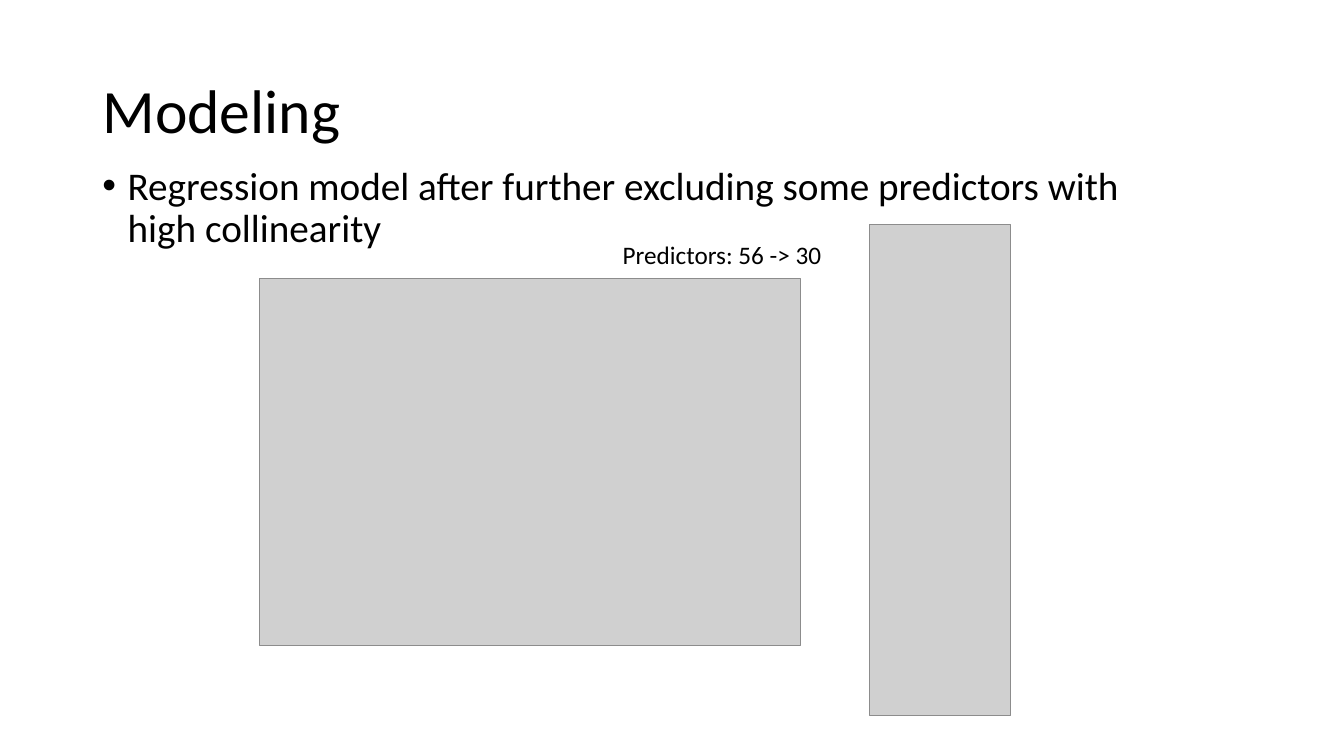
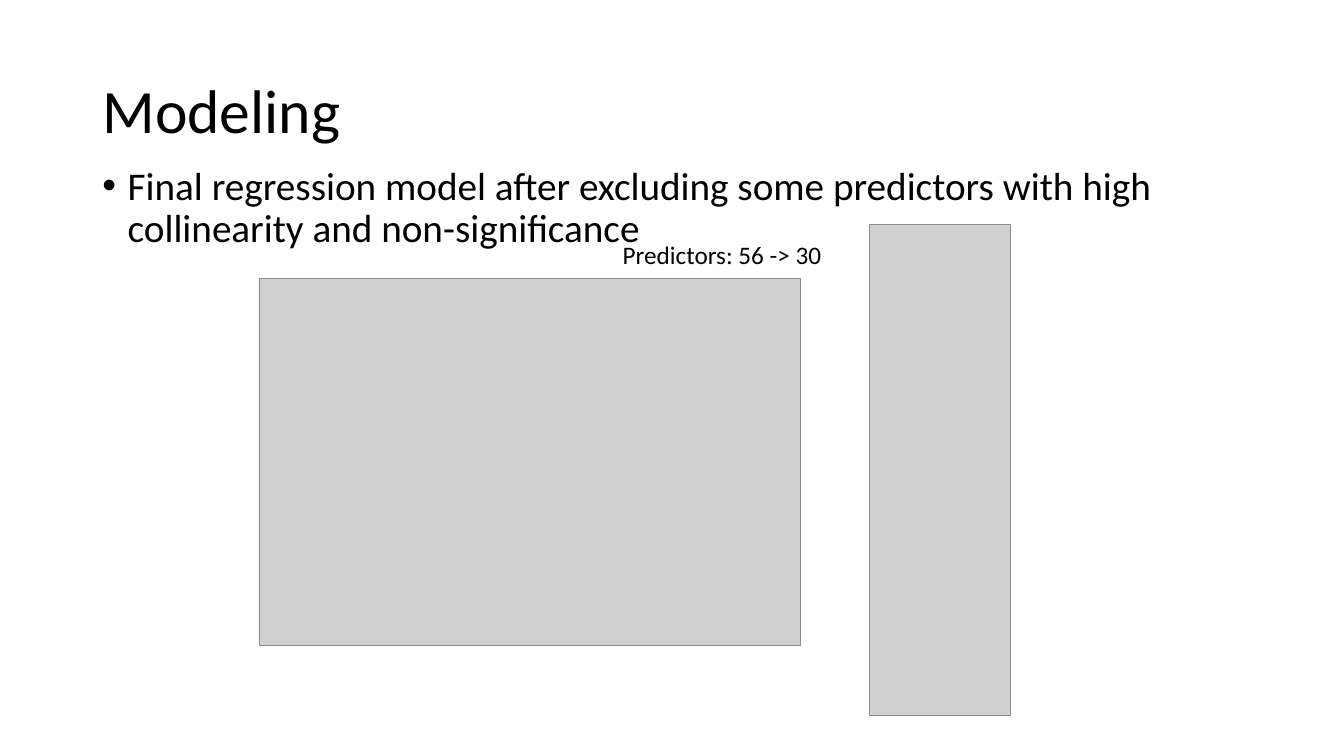
Before and after one commit to learn-co-curriculum/dsc-phase-2-project, a slide deck: slide 6 of Presentation_project2.pptx (slide 10 before the commit). Drawn at 1344x756 pixels with LibreOffice and Linux fonts; fonts in the diff are those of the drawing; grey boxes stand for pictures. Boxes give left, top, right and bottom in pixels: in the first picture for what was removed or moved away, otherwise in the second. Text is boxed around its words. In the diff, an @@ line names an element or a change of style, - is before the commit and + after.

```diff
--- a/Presentation_project2.pptx
+++ b/Presentation_project2.pptx
@@ text at bbox=[128, 172, 1151, 252]: text changed @@
-• Regression model after further excluding some predictors with high collinearity
+• Final regression model after excluding some predictors with high collinearity and non-significance
```
Also in this commit, not shown: 2 other slides changed, 4 slides removed, 1 other file.
